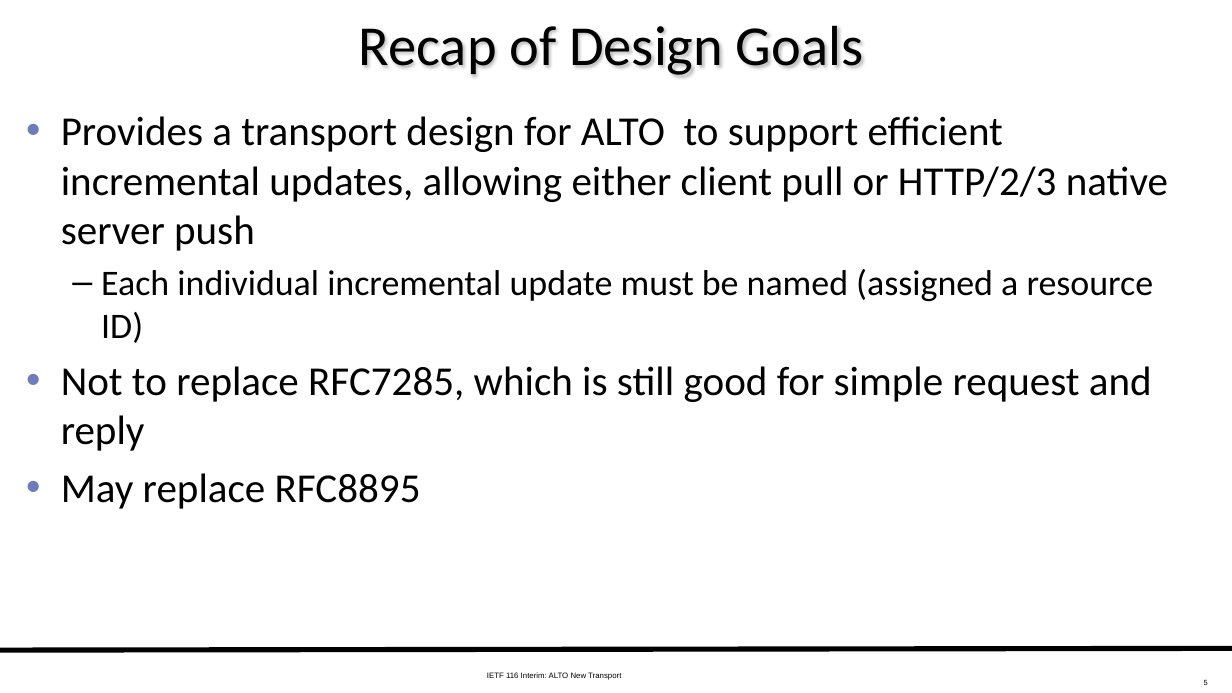
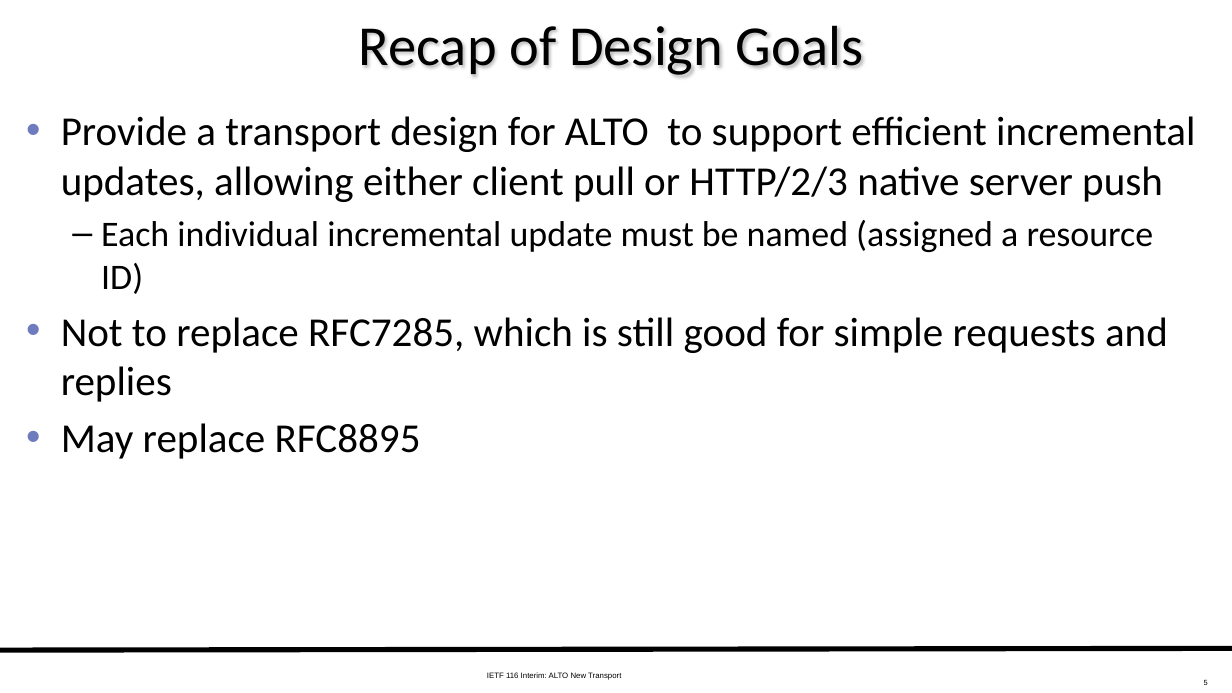
Before and after one commit to ietf-wg-alto/wg-materials, a slide deck: slide 5 of meetings-ietf/ietf-116-interim/slides-116-interim-alto-transport.pptx. Drawn at 1232x693 pixels with LibreOffice and Linux fonts; fonts in the diff are those of the drawing. Boxes give left, top, right and bottom in pixels: in the first picture for what was removed or moved away, otherwise in the second. Text is boxed around its words. In the diff, an @@ line names an element or a change of style, - is before the commit and + after.

```diff
--- a/meetings-ietf/ietf-116-interim/slides-116-interim-alto-transport.pptx
+++ b/meetings-ietf/ietf-116-interim/slides-116-interim-alto-transport.pptx
@@ text at (61, 116, 1195, 202): text changed @@
-• Provides a transport design for ALTO to support efficient incremental updates, allowing either client pull or HTTP/2/3 native server push
+• Provide a transport design for ALTO to support efficient incremental updates, allowing either client pull or HTTP/2/3 native server push
@@ text at (61, 317, 1168, 402): text changed @@
-• Not to replace RFC7285, which is still good for simple request and reply
+• Not to replace RFC7285, which is still good for simple requests and replies
```
Also in this commit, not shown: 12 other slides changed, 2 slides added.
